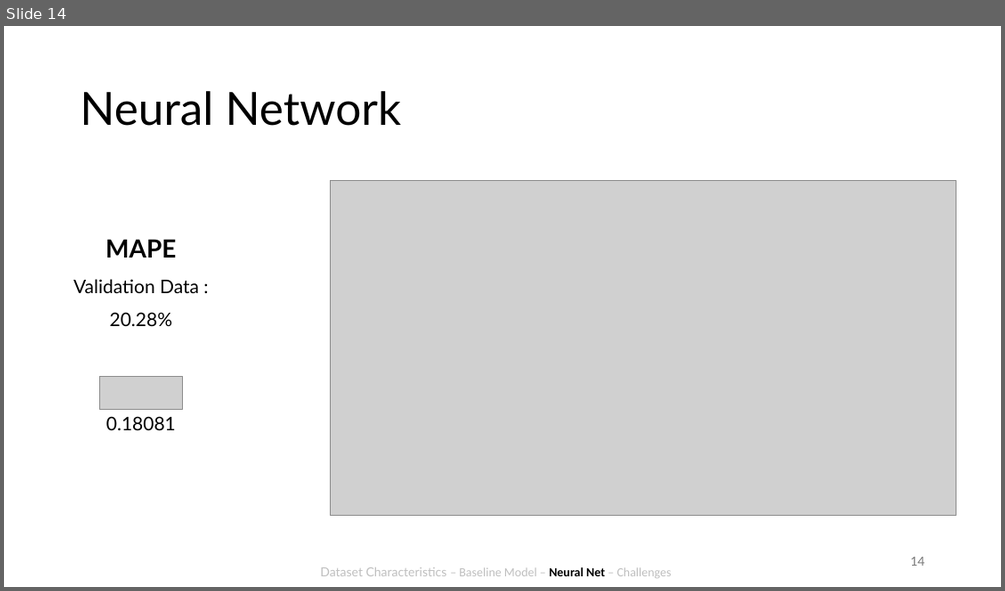
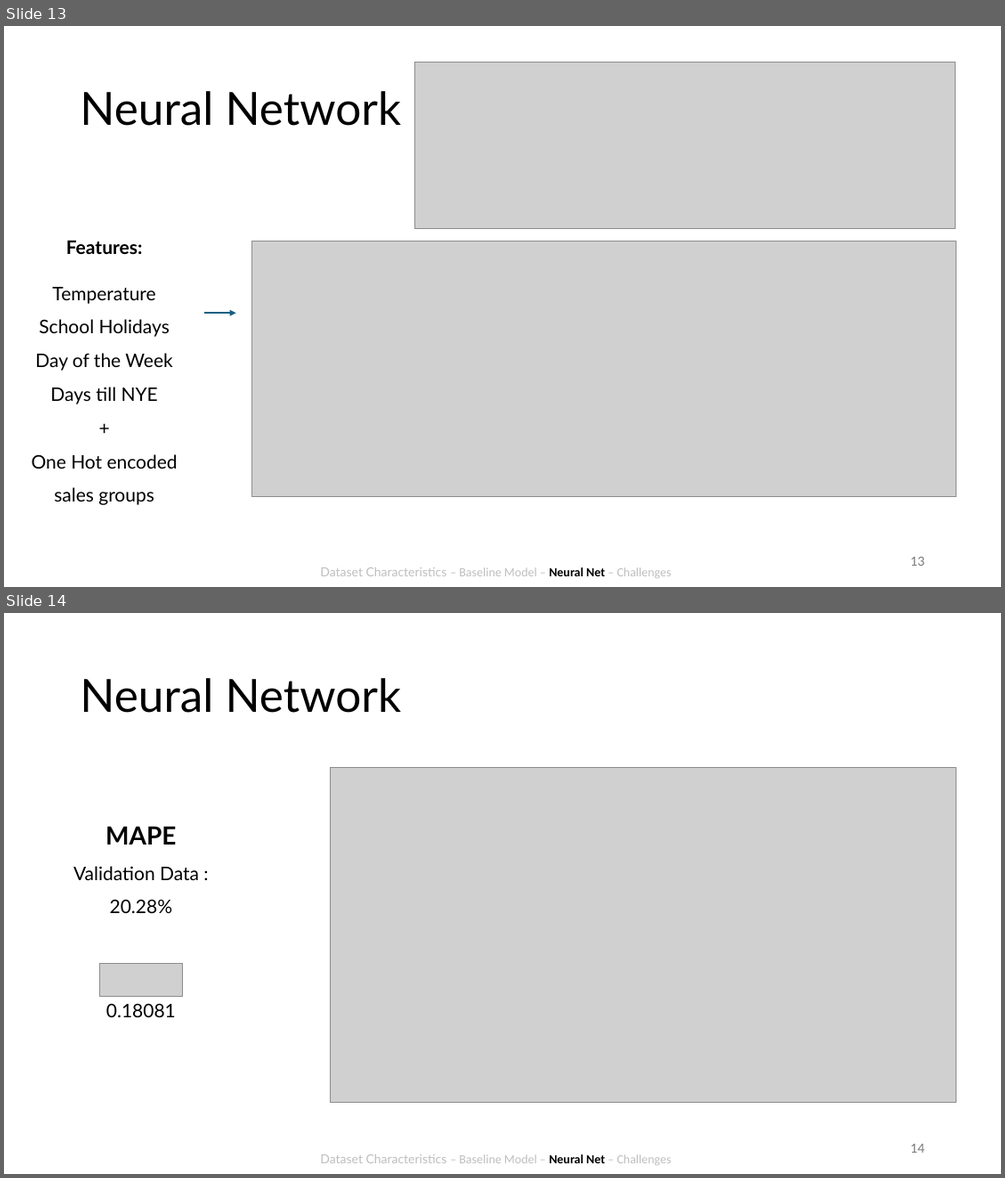
Before and after one commit to antonroefer/bakery-sales-prediction-group-3, a slide deck: 4_Presentation/Group 3.pptx. Shown one above the other, each under a label of ours: slide 14 before the commit, slides 13 and 14 after it. The pictures are 1005x591 and 1005x1178 pixels, drawn with LibreOffice and Linux fonts; fonts in the diff are those of the drawing; grey boxes stand for pictures. Boxes give left, top, right and bottom in pixels: in the first picture for what was removed or moved away, otherwise in the second. Text is boxed around its words. In the diff, an @@ line names an element or a change of style, - is before the commit and + after.

```diff
--- a/4_Presentation/Group 3.pptx
+++ b/4_Presentation/Group 3.pptx
@@ slide 13 added at (4,26,1001,587), background #FFFFFF @@
@@ picture added at (414,62,955,229) @@
@@ title added at (80,91,402,126), 44 pt, text #000000 @@
+Neural Network
@@ text added at (66,240,143,254), 18 pt, text #000000, bold @@
+Features:
@@ picture added at (252,240,956,496) @@
@@ text added at (32,287,178,505), 18 pt, text #000000 @@
+Temperature
+School Holidays
+Day of the Week
+Days till NYE
++
+One Hot encoded sales groups
@@ arrow added from (204, 313) to (235, 313), #156082 1.5 pt @@
@@ page number added at (910,556,924,565), 12 pt, text #797979 @@
+13
@@ text added at (320,567,672,578), 12 pt, text #BFBFBF @@
+Dataset Characteristics – Baseline Model – Neural Net – Challenges
```
Also in this commit, not shown: 3 slides changed.
